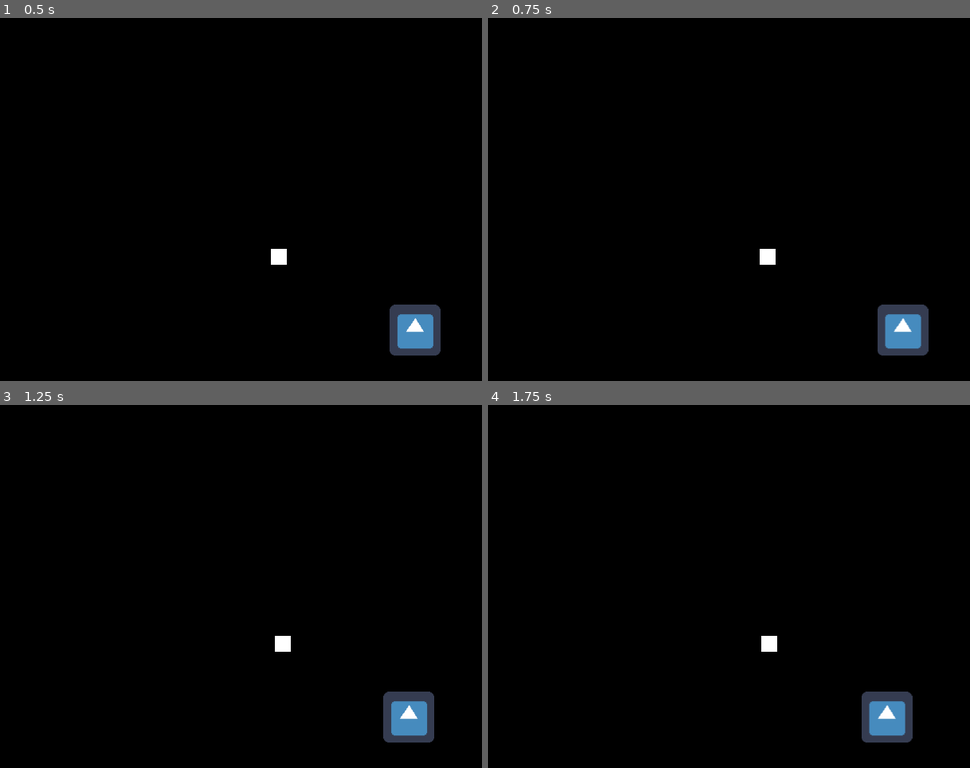
Above: before the commit, frames 1-4 (two rows, left to right).
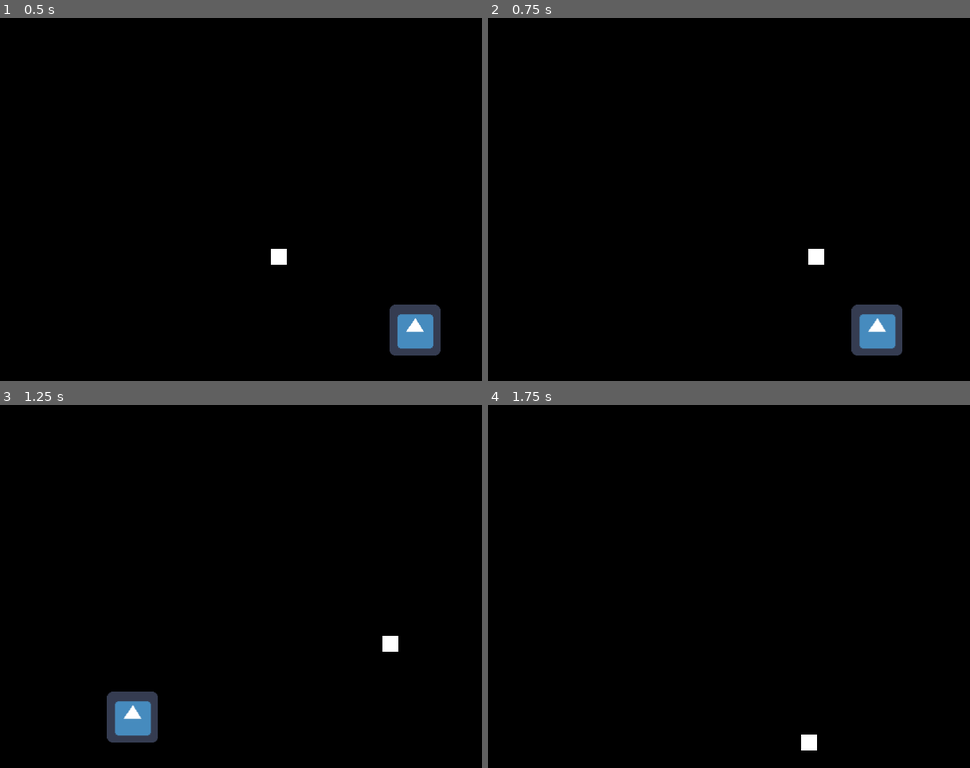
Above: after the commit, the same moments.

Repository: creikey/pixel-floater
Game: Godot game, scene res://Main.tscn
Two runs of this game, one before a commit and one after it. Both use one fixed random seed, a clock stepped at 60 frames per second and the inputs below. The engine's default icon, where the game draws it, is replaced by a stand-in: a white triangle on a blue panel in a dark square.
Inputs:
- Up to frame 1 (0.5 s): no input
- Up to frame 2 (0.75 s): tap Enter at 0.5 s; hold D (g_right) from 0.53 s (still down)
- Up to frame 3 (1.25 s): keep holding D (g_right)
- Up to frame 4 (1.75 s): release D (g_right) at 1.28 s; hold S (g_down) from 1.28 s (still down)

Frame 1 is identical in both runs. In frame 2, 2.1% of the frame differs, in the area x 56-92%, y 63-93%; in frame 3, 3.2%, in the area x 22-91%, y 63-93%; in frame 4, 1.8%.

Commit message:
Add basic controllable character

Diff:
--- a/Player.gd
+++ b/Player.gd
@@ -1,18 +1,34 @@
 extends KinematicBody2D
 
 export var move_acceleration = 50.0
+export var switching_acceleration = 90.0
 export var move_decelleration = 80.0
+export var maximum_velocity = 1200.0
 
 var acceleration: Vector2 = Vector2()
 var velocity: Vector2 = Vector2()
 
 func _physics_process(delta):
 	var horizontal: int = int(Input.is_action_pressed("g_right")) - int(Input.is_action_pressed("g_left"))
+	var vertical: int = int(Input.is_action_pressed("g_down")) - int(Input.is_action_pressed("g_up"))
 
-	if horizontal == 0:
-		acceleration.x = -sign(velocity.x)*move_decelleration
-	else:
-		acceleration.x = horizontal*move_acceleration
+	if abs(velocity.x) < move_decelleration*delta:
+		velocity.x = 0.0
+	if abs(velocity.y) < move_decelleration*delta:
+		velocity.y = 0.0
+	acceleration.x = calculate_acceleration(horizontal, delta, velocity.x)
+	acceleration.y = calculate_acceleration(vertical, delta, velocity.y)
 
 	velocity += acceleration*delta
+	velocity.x = clamp(velocity.x, -maximum_velocity, maximum_velocity)
+	velocity.y = clamp(velocity.y, -maximum_velocity, maximum_velocity)
 	move_and_collide(velocity*delta)
+
+func calculate_acceleration(input: int, delta: float, velocity: float) -> float:
+	if input == 0:
+		return -sign(velocity)*move_decelleration
+	else:
+		if sign(input) != sign(velocity):
+			return float(input)*switching_acceleration
+		else:
+			return float(input)*move_acceleration
--- a/Player.tscn
+++ b/Player.tscn
@@ -6,6 +6,10 @@
 
 [node name="Player" type="KinematicBody2D"]
 script = ExtResource( 1 )
+move_acceleration = 3000.0
+switching_acceleration = 12000.0
+move_decelleration = 1800.0
+maximum_velocity = 800.0
 
 [node name="ColorRect" type="ColorRect" parent="."]
 anchor_right = 1.0
